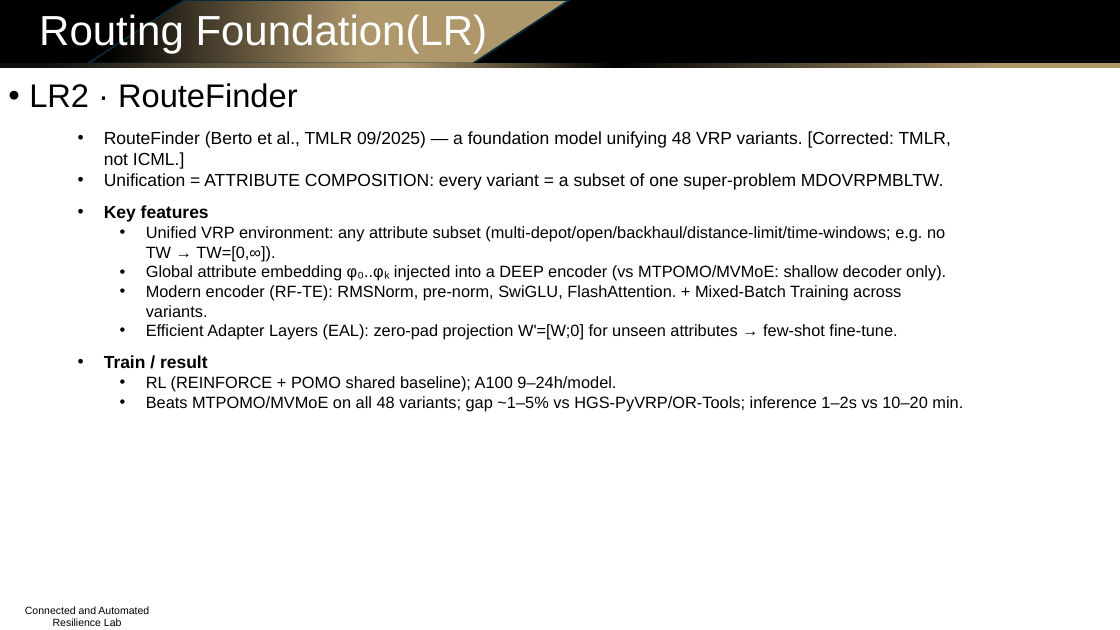
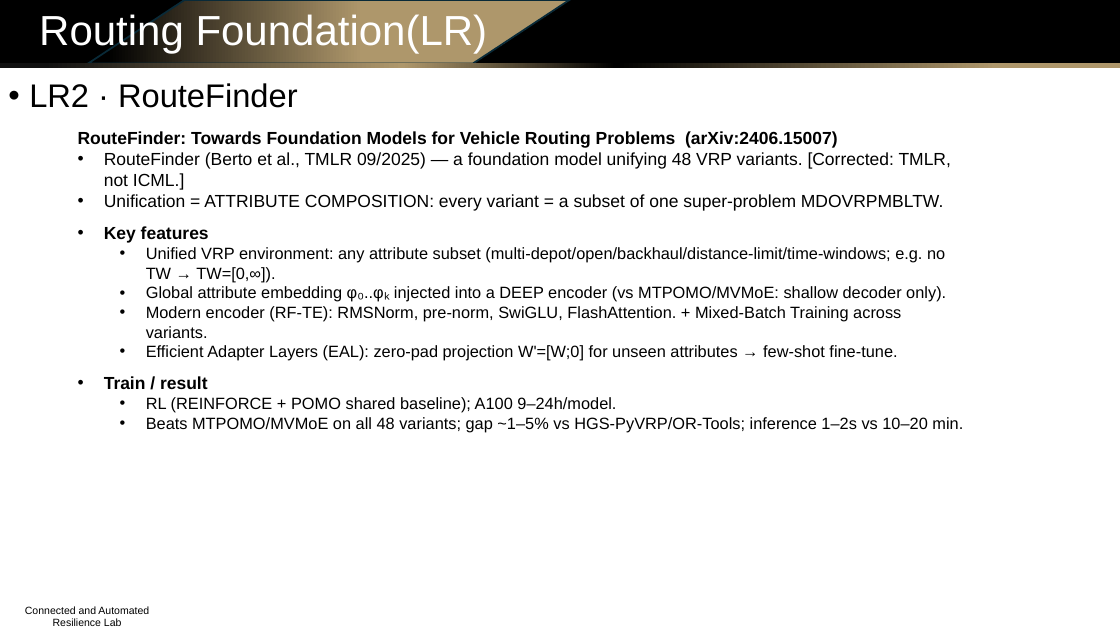
Before and after one commit to Dylan-Wyl10/RoboSense, a slide deck: slide 7 of experiments/20260714-op-fm-survey/op_fm_survey_slides.pptx. Drawn at 1120x630 pixels with LibreOffice and Linux fonts; fonts in the diff are those of the drawing; background and template pictures are left out. Boxes give left, top, right and bottom in pixels: in the first picture for what was removed or moved away, otherwise in the second. Text is boxed around its words. In the diff, an @@ line names an element or a change of style, - is before the commit and + after.

```diff
--- a/experiments/20260714-op-fm-survey/op_fm_survey_slides.pptx
+++ b/experiments/20260714-op-fm-survey/op_fm_survey_slides.pptx
@@ text at bbox=[78, 131, 838, 148]: paragraph added @@
+RouteFinder: Towards Foundation Models for Vehicle Routing Problems (arXiv:2406.15007)
```
Also in this commit, not shown: 8 other slides changed, 2 other files.
